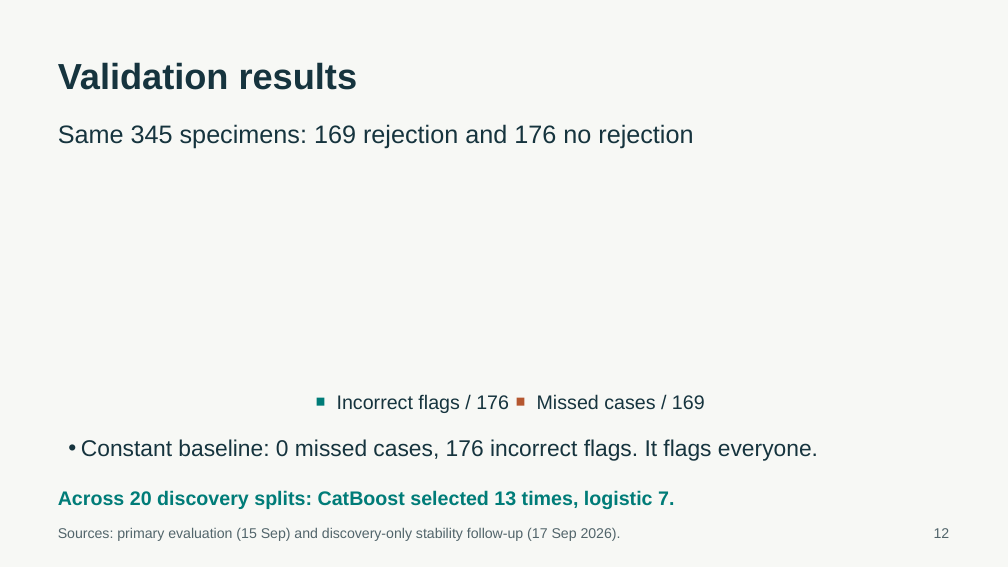
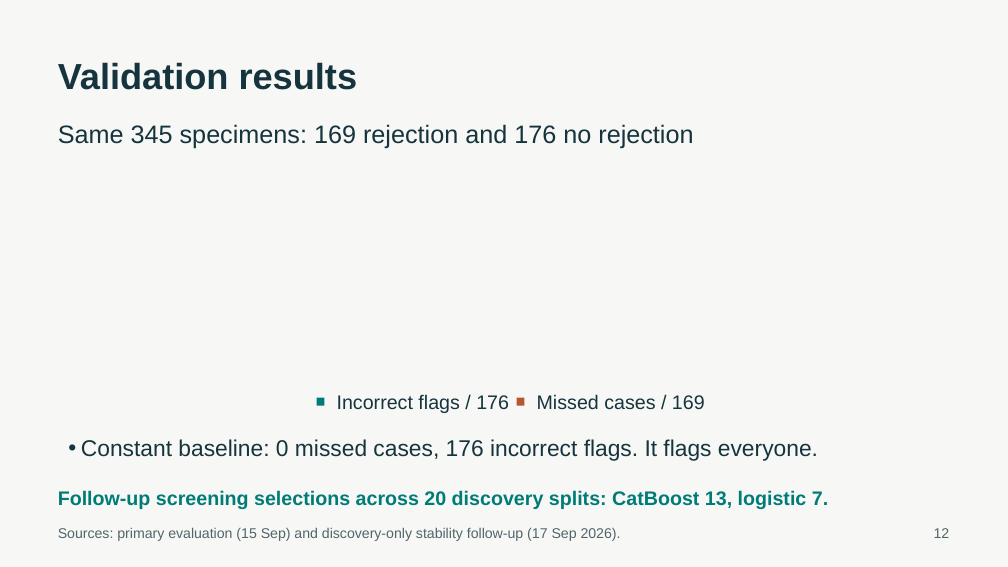
Before and after one commit to ca34525/Kidney-Biopsy-Rejection-Classifier, a slide deck: slide 12 of presentation/unos_kidney_biopsy.pptx. Drawn at 1008x567 pixels with LibreOffice and Linux fonts; fonts in the diff are those of the drawing. Boxes give left, top, right and bottom in pixels: in the first picture for what was removed or moved away, otherwise in the second. Text is boxed around its words. In the diff, an @@ line names an element or a change of style, - is before the commit and + after.

```diff
--- a/presentation/unos_kidney_biopsy.pptx
+++ b/presentation/unos_kidney_biopsy.pptx
@@ text at <box>58,490,828,509</box>: text changed @@
-Across 20 discovery splits: CatBoost selected 13 times, logistic 7.
+Follow-up screening selections across 20 discovery splits: CatBoost 13, logistic 7.
```
Also in this commit, not shown: 11 other files.
